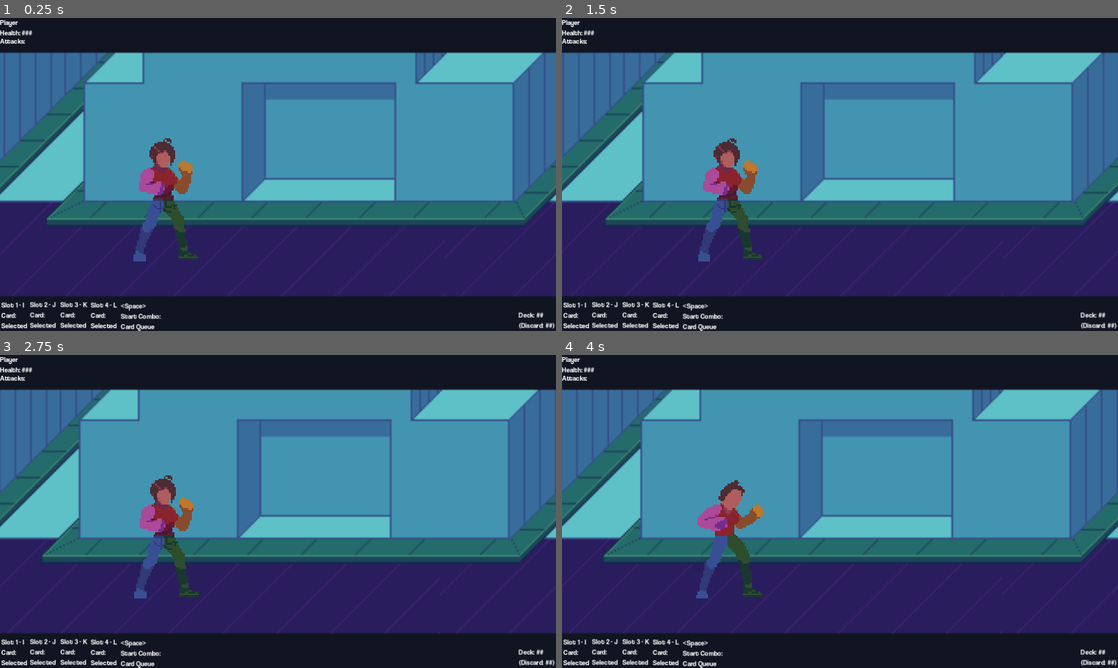
Above: before the commit, frames 1-4 (two rows, left to right).
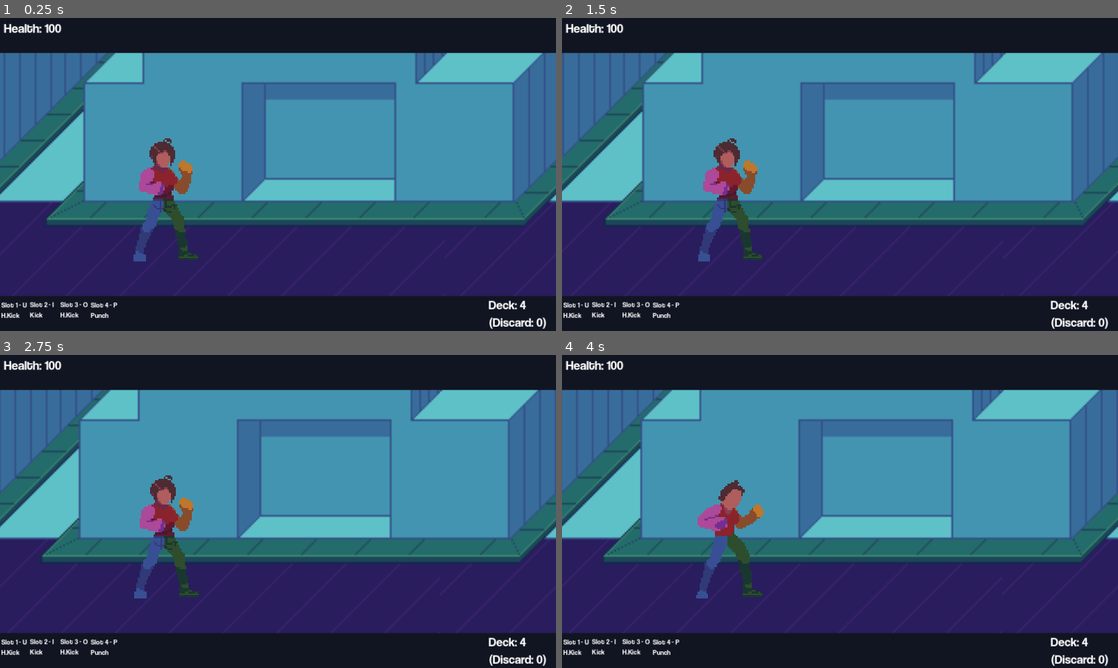
Above: after the commit, the same moments.

Repository: Missing-Pixel/Project-Fragarach
Game: Godot game, scene res://Scenes/TSC_InitializedTree.tscn
Same seed, same stepped clock (60 frames per second), same inputs: the game is played once before the commit and once after it.
Inputs:
- Up to frame 1 (0.25 s): no input
- Up to frame 2 (1.5 s): hold D (Move Right) 0.53-1.28 s; tap Space (Start Combo) at 0.6 s; hold S (Move Down) from 1.28 s (still down); tap U (Select Card 1) at 1.35 s
- Up to frame 3 (2.75 s): tap Space (Start Combo) at 1.55, 2.3 s; release S (Move Down) at 2.03 s; hold D (Move Right) from 2.03 s (still down); tap I (Select Card 2) at 2.1 s
- Up to frame 4 (4 s): release D (Move Right) at 2.78 s; hold W (Move Up) 2.78-3.53 s; tap O (Select Card 3) at 2.85 s; tap Space (Start Combo) at 3.05, 3.8 s; hold A (Move Left) from 3.53 s (still down); tap P (Select Card 4) at 3.6 s

The runs differ from the first frame. In frame 1, 1.7% of the frame differs, in the area x 0-100%, y 0-100%; in frame 2, 1.7%; in frame 3, 1.7%; in frame 4, 1.7%.
Error before the commit: Invalid access to property or key 'node_action_manager' on a base object of type 'null instance'. (res://Scripts/MenusAndUI/sc_proto_base.gd:10)

Commit message:
Created death functionality

Diff:
--- a/Prefabs/level_hud_prototype.tscn
+++ b/Prefabs/level_hud_prototype.tscn
@@ -1,24 +1,38 @@
-[gd_scene load_steps=3 format=3 uid="uid://cxpinssiic54x"]
+[gd_scene load_steps=4 format=3 uid="uid://cxpinssiic54x"]
 
 [ext_resource type="Script" path="res://Scripts/MenusAndUI/sc_proto_base.gd" id="1_4gcob"]
 [ext_resource type="FontFile" uid="uid://bcluggb067ur5" path="res://Other/Fonts/coolvetica/coolvetica rg.otf" id="2_gw3ko"]
+[ext_resource type="Texture2D" uid="uid://duhepon7yu1e6" path="res://Sprites/Level/BG/Background_Bar.png" id="2_m7mci"]
 
-[node name="LevelHUDPrototype" type="CanvasLayer" node_paths=PackedStringArray("player_node")]
+[node name="LevelHUDPrototype" type="CanvasLayer"]
 script = ExtResource("1_4gcob")
-player_node = NodePath("")
+
+[node name="TopBar" type="Sprite2D" parent="."]
+position = Vector2(640, 40)
+scale = Vector2(4, 4)
+texture = ExtResource("2_m7mci")
+
+[node name="BottomBar" type="Sprite2D" parent="."]
+position = Vector2(640, 680)
+scale = Vector2(4, 4)
+texture = ExtResource("2_m7mci")
 
 [node name="Health" type="Label" parent="."]
-offset_right = 75.0
-offset_bottom = 43.0
+offset_left = 9.0
+offset_top = 4.0
+offset_right = 149.0
+offset_bottom = 41.0
 theme_override_fonts/font = ExtResource("2_gw3ko")
-text = "Player
-Health: ###"
+theme_override_font_sizes/font_size = 30
+text = "Health: ###"
 
 [node name="AttackQueue" type="Label" parent="."]
-offset_top = 43.0
-offset_right = 58.0
-offset_bottom = 66.0
+offset_left = 9.0
+offset_top = 40.0
+offset_right = 116.0
+offset_bottom = 77.0
 theme_override_fonts/font = ExtResource("2_gw3ko")
+theme_override_font_sizes/font_size = 30
 text = "Attacks:"
 
 [node name="Slot1" type="Label" parent="."]
@@ -72,10 +86,11 @@
 Card Queue"
 
 [node name="DeckPiles" type="Label" parent="."]
-offset_left = 1194.0
-offset_top = 673.0
-offset_right = 1276.0
+offset_left = 1125.0
+offset_top = 641.0
+offset_right = 1274.0
 offset_bottom = 716.0
 theme_override_fonts/font = ExtResource("2_gw3ko")
+theme_override_font_sizes/font_size = 29
 text = "Deck: ##
 (Discard: ##)"
--- a/Prefabs/player.tscn
+++ b/Prefabs/player.tscn
@@ -314,12 +314,15 @@
 collision_mask = 4
 script = ExtResource("2_ls36j")
 repeat_attack_bonus = 3.0
-last_attack_ids = [2, 2]
+last_attack_ids = [2, 3]
+knockdown_last_attack_ids = [2, 3]
 attack_range = NodePath("../AttackRange")
 anim_library = "Player"
 anim_idle = "player_idle"
 anim_move = "player_move"
+anim_knockdown = "player_kd"
 anim_hitstun = "player_stun"
+anim_death = "player_death"
 anim_attacks = PackedStringArray("player_hpunch", "player_hpunch", "player_hpunch", "player_hpunch")
 
 [node name="PlayerCamera" type="Camera2D" parent="Moves"]
--- a/Scenes/TSC_InitializedTree.tscn
+++ b/Scenes/TSC_InitializedTree.tscn
@@ -15,4 +15,5 @@
 [node name="Enemy" parent="." instance=ExtResource("2_up4gd")]
 position = Vector2(407, 2)
 
-[node name="LevelHUDPrototype" parent="." instance=ExtResource("4_sx2jr")]
+[node name="LevelHUDPrototype" parent="." node_paths=PackedStringArray("player_node") instance=ExtResource("4_sx2jr")]
+player_node = NodePath("../Player")
--- a/Scripts/MenusAndUI/sc_proto_base.gd
+++ b/Scripts/MenusAndUI/sc_proto_base.gd
@@ -4,15 +4,15 @@
 
 func update_health():
 	var hp = player_node.node_health_manager.curr_health
-	$Health.text = "Player\nHealth: " + str(hp)
+	$Health.text = "Health: " + str(hp)
 
 func update_attack_queue():
 	var queue = player_node.node_action_manager.attack_queue
-	var output_string = "Attacks: "
+	var output_string = "< "
 
 	if (queue.size() > 0):
 		for i in queue:
-			output_string += _id_to_string(i+1) + " "
+			output_string += _id_to_string(i+1) + " < "
 		$AttackQueue.text = output_string
 		$AttackQueue.show()
 	else:
@@ -33,12 +33,12 @@
 
 func update_card_combo():
 	var card_queue = player_node.node_card_manager.card_queue
-	var output_text = " "
+	var output_text = ""
 
 	if (card_queue.size() > 0):
-		output_text = "<Space>\nStart Combo\n"
+		output_text = "<Space>\nStart Combo\n< "
 		for i in card_queue:
-			output_text += str(i) + " "
+			output_text += str(i) + " < "
 		$ReadyCombo.text = output_text
 		$ReadyCombo.show()
 	else:
--- a/Scripts/sc_character_health.gd
+++ b/Scripts/sc_character_health.gd
@@ -22,8 +22,8 @@
 	return curr_health
 
 # Reset immunity timer
-func reset_immunity():
-	curr_immunity = immunity_time
+func reset_immunity(immune_length = immunity_time):
+	curr_immunity = immune_length
 
 # When receiving a damage signal, manage the health and knockback
 # Only when not immune and not being knocked back
--- a/Scripts/sc_object_action_manager.gd
+++ b/Scripts/sc_object_action_manager.gd
@@ -4,7 +4,8 @@
 ## Need to manually connect the following signals:
 ## AnimationPlayer - animation_finished
 ## Hitbox - body_entered
-## KnockTimer - timeout
+
+signal character_died(node_ref)
 
 @export var attack_range: Node
 @export_group("Animation Names")
@@ -13,14 +14,20 @@
 @export var anim_move: String
 @export var anim_knockdown: String
 @export var anim_hitstun: String
+@export var anim_death: String
 # index = ID of attack (int)
 # value = attack animation name (string)
 @export var anim_attacks: PackedStringArray
+@export_group("Death Animation Settings")
+@export var flicker_total_time: float = 6
+@export var flicker_cycle_count: int = 3
 
 var anim_player: Node
 var hitbox_manager: Node
 var attack_queue: Array = []
 var health_manager: Node
+
+@onready var characterSprite: Node = $CharacterSprite
 
 # Return count of number of attacks
 func get_attack_count():
@@ -45,6 +52,10 @@
 # Plays a hitstun animation
 func play_hitstun():
 	_play_animation(anim_hitstun)
+
+# Plays death animation
+func play_death():
+	_play_animation(anim_death)
 
 # Resumes any currently paused animations
 # Mainly for Knocked down animation when it gets paused in animation
@@ -93,6 +104,21 @@
 	get_parent().change_state(0)
 	play_idle()
 
+# Engage Death animation. Emit signal when done
+func _start_death():
+	var flicker_interval: float = flicker_total_time / (flicker_cycle_count * 2)
+
+	get_parent().node_health_manager.reset_immunity(100)
+	play_death()
+
+	# Flicker character
+	for i in range(flicker_cycle_count):
+		characterSprite.visible != characterSprite.visible
+		await get_tree().create_timer(flicker_interval).timeout
+
+	characterSprite.visible = false
+	character_died.emit(get_parent())
+
 # Attacking: Cycle attack
 # if Knocked Back: Reset kb and immunity. If not knocked down or attacking, reset to idle
 #    if Knocked Down: If health is 0, engage death. Otherwise, reset immunity and attacks
@@ -104,7 +130,7 @@
 		get_parent().node_health_manager.reset_immunity()
 		if (get_parent().view_state() == 3):
 			if (health_manager.view_health() <= 0):
-				pass ## Replace with calling death function
+				_start_death()
 			else:
 				_reset_attacks()
 		elif (get_parent().view_state() != 2):
Binary file added: Sprites/Level/BG/Background_Bar.png
Not shown, added: Sprites/Level/BG/Background_Bar.png.import
